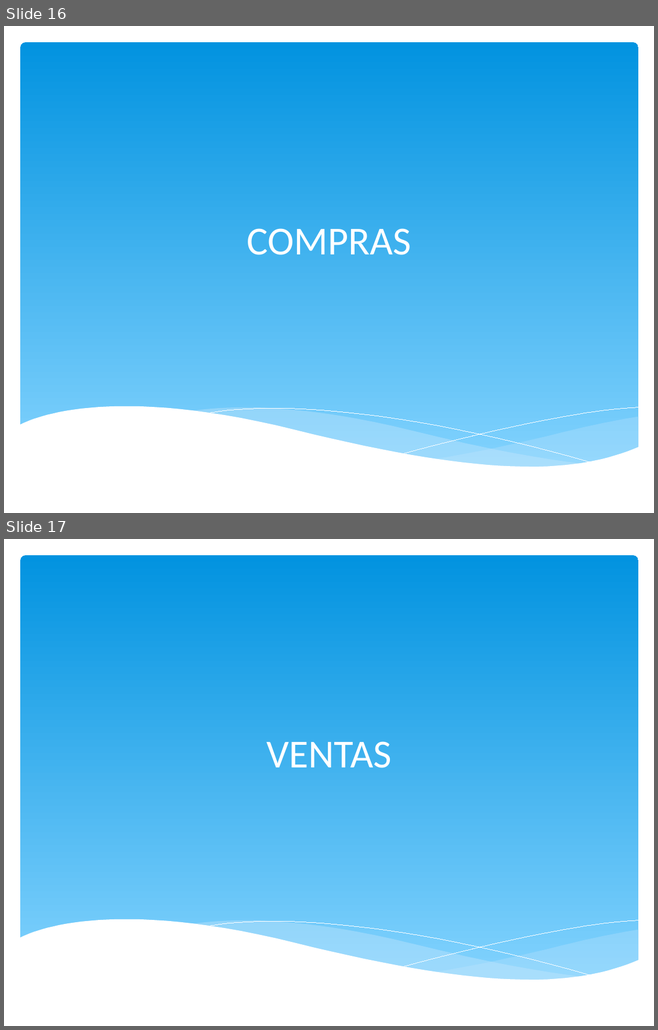
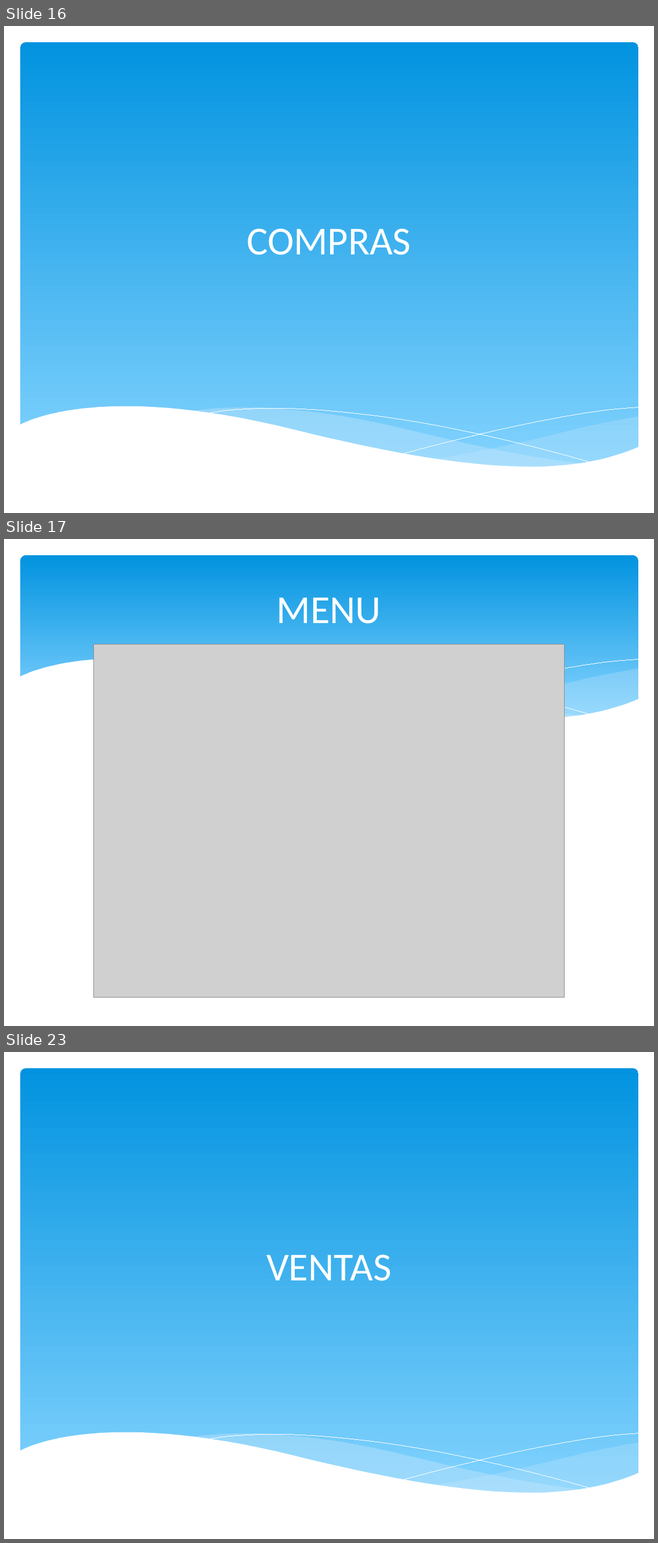
Before and after one commit to igodeveloper/infocomedor, a slide deck: presentacion/INFOCOMEDOR - PPT.pptx. Shown one above the other, each under a label of ours: slides 16 and 17 before the commit, slides 16, 17 and 23 after it; the slides between them are not shown. The pictures are 658x1030 and 658x1543 pixels, drawn with LibreOffice and Linux fonts; fonts in the diff are those of the drawing; grey boxes stand for pictures. Boxes give left, top, right and bottom in pixels: in the first picture for what was removed or moved away, otherwise in the second. Text is boxed around its words. In the diff, an @@ line names an element or a change of style, - is before the commit and + after.

```diff
--- a/presentacion/INFOCOMEDOR - PPT.pptx
+++ b/presentacion/INFOCOMEDOR - PPT.pptx
@@ slide 17 added at (4, 539, 654, 1026), background #FFFFFF @@
@@ rounded rectangle added at (20, 555, 638, 730), fill gradient #0293E0 to #83D3FE @@
@@ title added at (277, 598, 381, 624), 44 pt, text #FFFFFF @@
+MENU
@@ group added at (19, 658, 639, 752): 5 freeform shapes @@
@@ picture added at (94, 644, 564, 997) @@
@@ what was slide 17 is now slide 23 @@
```
Also in this commit, not shown: 12 other slides added.
